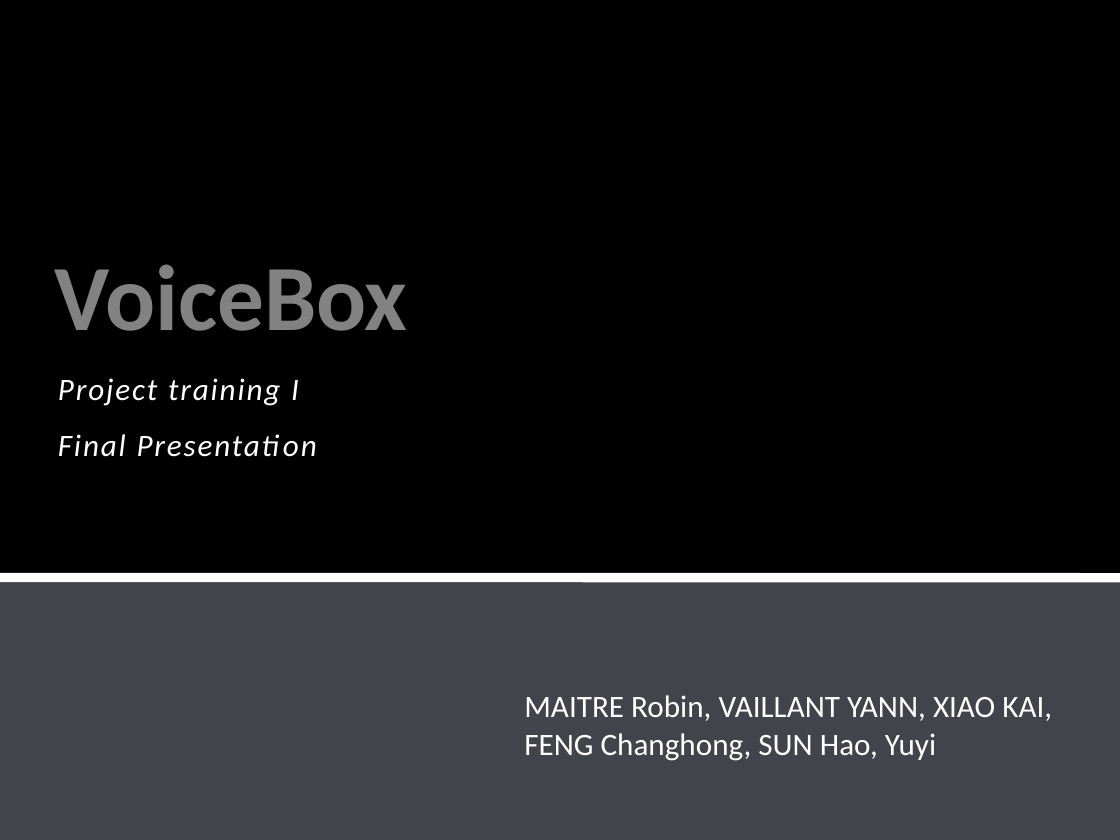
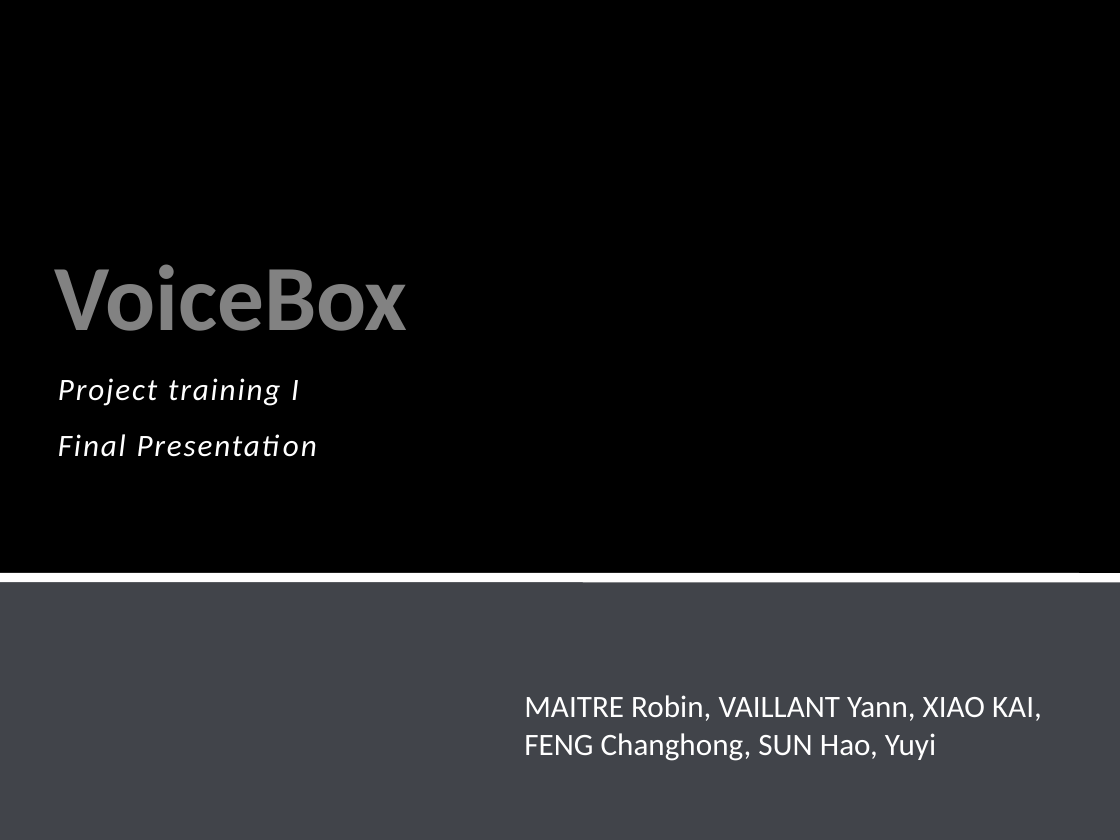
Before and after one commit to vayan/voicebox, a slide deck: slide 1 of Docs/VoiceBox_final_presentation.pptx. Drawn at 1120x840 pixels with LibreOffice and Linux fonts; fonts in the diff are those of the drawing; background and template pictures are left out. Boxes give left, top, right and bottom in pixels: in the first picture for what was removed or moved away, otherwise in the second. Text is boxed around its words. In the diff, an @@ line names an element or a change of style, - is before the commit and + after.

```diff
--- a/Docs/VoiceBox_final_presentation.pptx
+++ b/Docs/VoiceBox_final_presentation.pptx
@@ text at bbox=[524, 695, 1042, 761]: text changed @@
-MAITRE Robin, VAILLANT YANN, XIAO KAI, FENG Changhong, SUN Hao, Yuyi
+MAITRE Robin, VAILLANT Yann, XIAO KAI, FENG Changhong, SUN Hao, Yuyi
```
Also in this commit, not shown: 4 other slides changed, 4 other files.
